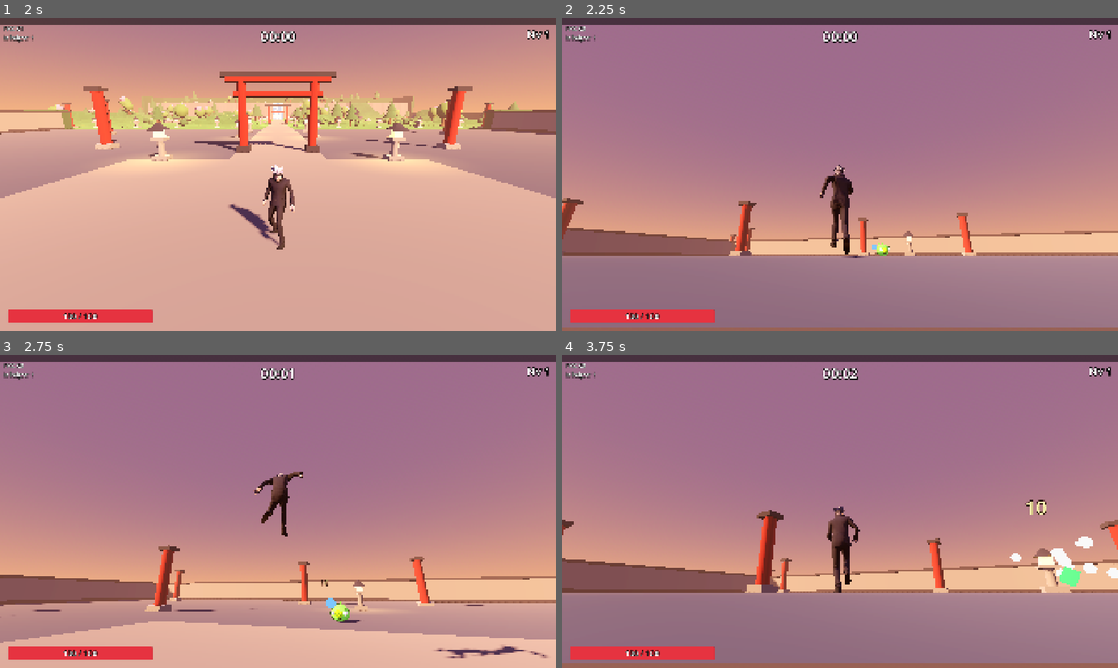
Above: before the commit, frames 1-4 (two rows, left to right).
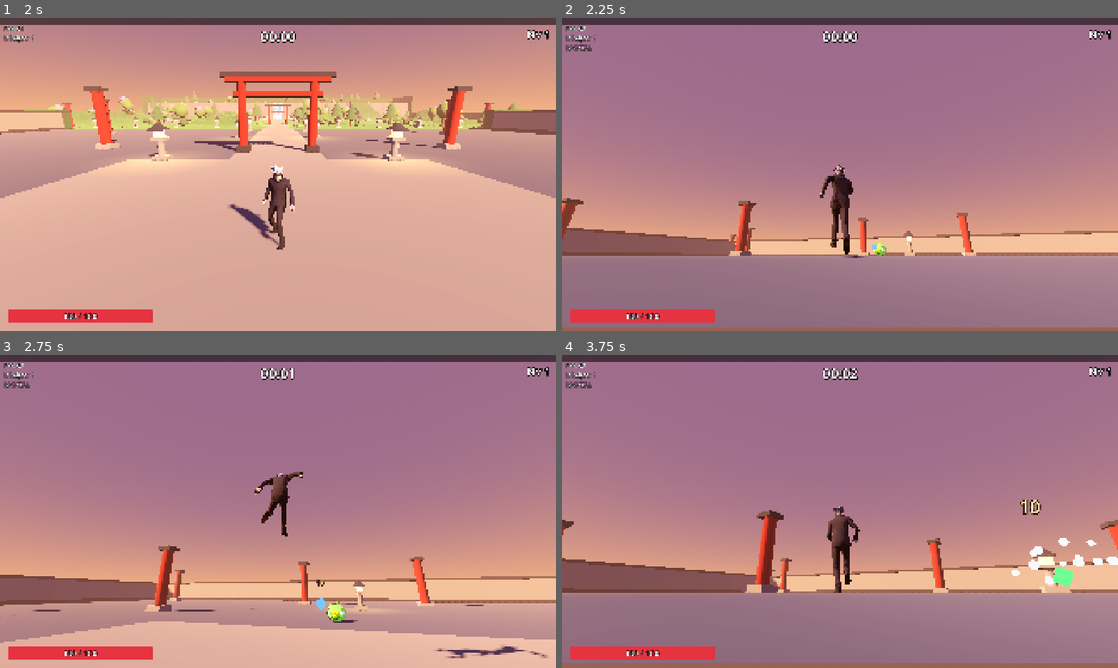
Above: after the commit, the same moments.

Repository: SamueLVitor1/larpbonk
Game: Godot game, scene res://ui/menus/main_menu/main_menu.tscn
Two runs of this game, one before a commit and one after it. Both use one fixed random seed, a clock stepped at 60 frames per second and the inputs below.
Inputs (mouse positions are in pixels of both pictures, inside the frame that each line leads up to):
- Up to frame 1 (2 s): click "JOGAR" at 0.5 s; click "COMEÇAR" at 1.25 s
- Up to frame 2 (2.25 s): tap Enter at 2 s; move the mouse to (867, 174) at 2.02 s; hold W (move_forward) from 2.03 s (still down); tap I at 2.1 s
- Up to frame 3 (2.75 s): keep holding W (move_forward); tap Space (jump) at 2.27 s
- Up to frame 4 (3.75 s): keep holding W (move_forward); move the mouse to (812, 511) at 2.77 s; tap R (lock_on) at 2.85 s; tap Space (jump) at 3.02 s; tap I at 3.05, 3.6 s; move the mouse to (851, 505) at 3.52 s

Frame 1 is identical in both runs. In frame 2, 0.2% of the frame differs, in the area x 0-59%, y 8-76%; in frame 3, 0.4%; in frame 4, 1.1%, in the area x 0-100%, y 8-74%.

Commit message:
fix: horda amontoada derrubava o FPS (teto de vizinhos e campo de fluxo saindo de célula bloqueada)
Com o player em cima de uma lanterna, a BFS partia de célula bloqueada e
não se espalhava: os 500 porcos iam para o mesmo ponto e a separação virava
centenas x centenas de comparações (4 FPS). Agora a BFS parte das células
livres mais próximas e cada inimigo compara no máximo 16 vizinhos (47 FPS).
Também adiciona a tecla I (debug) para deixar o player imortal.

Co-Authored-By: Claude Opus 5.5 <noreply@anthropic.com>

Diff:
--- a/components/health_component/health_component.gd
+++ b/components/health_component/health_component.gd
@@ -12,6 +12,8 @@
 @export var invulnerability_time: float = 0.0
 
 var current_health: float
+## Ignora todo dano (debug: tecla I na BaseLevel, para testes de estresse).
+var invincible := false
 var is_dead := false
 
 var _invulnerable_until: float = 0.0
@@ -22,7 +24,7 @@
 
 
 func take_damage(amount: float) -> void:
-	if is_dead or amount <= 0.0 or is_invulnerable():
+	if is_dead or invincible or amount <= 0.0 or is_invulnerable():
 		return
 	current_health = maxf(current_health - amount, 0.0)
 	_invulnerable_until = _now() + invulnerability_time
--- a/levels/base_level/base_level.gd
+++ b/levels/base_level/base_level.gd
@@ -30,7 +30,12 @@
 		_debug_label.text = "FPS: %d\nInimigos: %d" % [
 			Engine.get_frames_per_second(),
 			get_tree().get_nodes_in_group("enemies").size(),
-		]
+		] + ("\nIMORTAL" if _player_invincible() else "")
+
+
+func _player_invincible() -> bool:
+	var player := get_tree().get_first_node_in_group("player") as Player
+	return player != null and player.health.invincible
 
 
 func _unhandled_input(event: InputEvent) -> void:
@@ -38,6 +43,16 @@
 		return
 	if event is InputEventKey and event.pressed and not event.echo and event.keycode == KEY_K:
 		_kill_all_enemies()
+	elif event is InputEventKey and event.pressed and not event.echo and event.keycode == KEY_I:
+		_toggle_invincible()
+
+
+func _toggle_invincible() -> void:
+	var player := get_tree().get_first_node_in_group("player") as Player
+	if player == null:
+		return
+	player.health.invincible = not player.health.invincible
+	print("[debug] imortal: %s" % ("LIGADO" if player.health.invincible else "desligado"))
 
 
 ## Mata pelo HealthComponent (em vez de apagar direto), para testar o mesmo
--- a/systems/navigation/flow_field.gd
+++ b/systems/navigation/flow_field.gd
@@ -22,6 +22,8 @@
 @export var radius: float = 40.0
 ## Segundos entre recálculos (o player anda pouco nesse tempo).
 @export var update_interval: float = 0.25
+## Player numa célula bloqueada: até quantas células em volta procurar chão livre.
+@export var max_start_ring: int = 6
 
 const UNREACHED := -1
 const NEIGHBORS: Array[Vector2i] = [
@@ -101,10 +103,13 @@
 	queue.resize(total)
 	var head := 0
 	var tail := 0
-	var start := cells * _size + cells
-	_distance[start] = 0
-	queue[tail] = start
-	tail += 1
+	# Ponto de partida: a célula do player. Se ela estiver bloqueada (player em
+	# cima de muro, colado num pilar), parte das células livres mais próximas;
+	# senão a busca não sai do lugar e a horda toda se amontoa num ponto só.
+	for start in _start_cells(cells):
+		_distance[start] = 0
+		queue[tail] = start
+		tail += 1
 	while head < tail:
 		var index := queue[head]
 		head += 1
@@ -148,6 +153,27 @@
 			best_offset = offset
 		if best_offset != Vector2i.ZERO:
 			_direction[index] = Vector2(best_offset).normalized()
+
+
+## Índices de onde a BFS começa: a célula central, ou o anel de células livres
+## mais próximo dela (até `max_start_ring` células de distância).
+func _start_cells(cells: int) -> PackedInt32Array:
+	var result := PackedInt32Array()
+	if not _blocked(_origin + Vector2i(cells, cells)):
+		result.append(cells * _size + cells)
+		return result
+	for ring in range(1, max_start_ring + 1):
+		for dx in range(-ring, ring + 1):
+			for dy in range(-ring, ring + 1):
+				if maxi(absi(dx), absi(dy)) != ring:
+					continue  # só a borda do anel
+				var local := Vector2i(cells + dx, cells + dy)
+				if not _blocked(_origin + local):
+					result.append(local.y * _size + local.x)
+		if not result.is_empty():
+			return result
+	result.append(cells * _size + cells)  # cercado de bloqueio: parte do centro mesmo
+	return result
 
 
 func _unhandled_input(event: InputEvent) -> void:
--- a/systems/navigation/horde_separation.gd
+++ b/systems/navigation/horde_separation.gd
@@ -15,6 +15,10 @@
 ## Tamanho da célula do hash. Precisa ser ≥ maior soma de raios que importa
 ## (porco + Porco Rei ≈ 1,9 m), senão vizinhos sobrepostos escapam da busca.
 @export var cell_size: float = 2.0
+## Teto de vizinhos comparados por inimigo. Sem ele, uma horda espremida num
+## canto vira centenas × centenas de comparações por frame (caiu para 4 FPS
+## com 500 porcos no pé de um muro). Com o teto, o custo fica fixo.
+@export var max_neighbor_checks: int = 16
 
 var _frame := 0
 
@@ -50,12 +54,16 @@
 	var push := Vector3.ZERO
 	var position := enemy.global_position
 	var key := _cell_of(position)
+	var checks := 0
 	for dx in range(-1, 2):
 		for dz in range(-1, 2):
 			var neighbors: Array = cells.get(key + Vector2i(dx, dz), [])
 			for other: BaseEnemy in neighbors:
 				if other == enemy:
 					continue
+				checks += 1
+				if checks > max_neighbor_checks:
+					return push.limit_length(1.0)
 				var away := position - other.global_position
 				away.y = 0.0
 				var min_distance := enemy.body_radius + other.body_radius
Not shown, changed: CLAUDE.md
